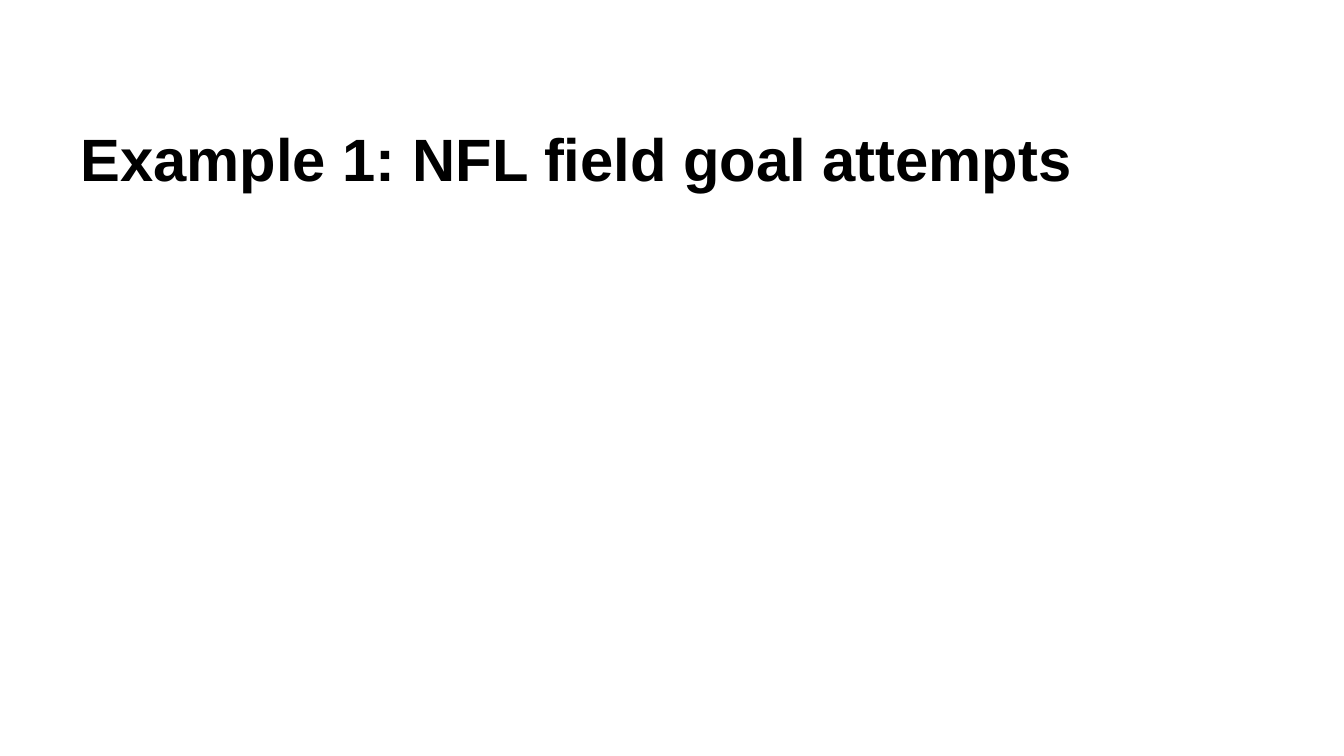
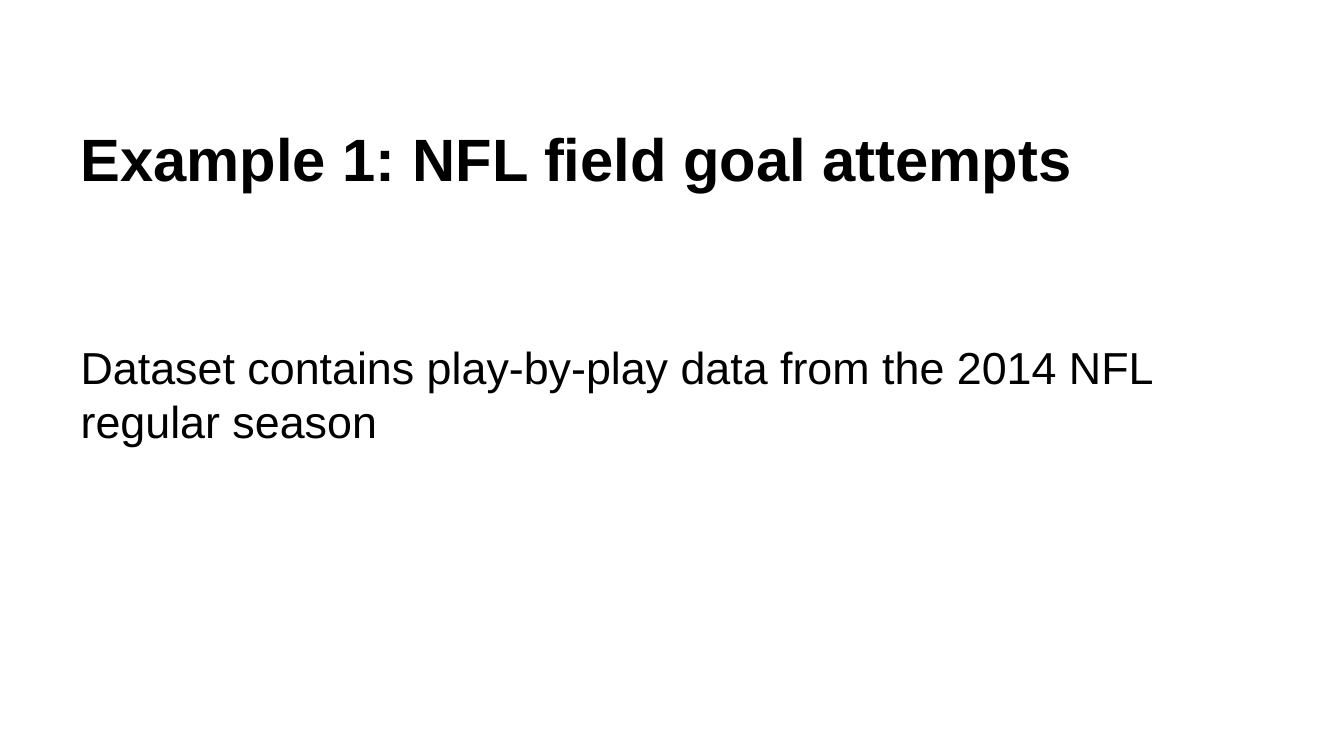
Before and after one commit to krisawilson/knn-workshop-spr25, a slide deck: slide 66 of k-nearest-neighbors.pptx. Drawn at 1344x756 pixels with LibreOffice and Linux fonts; fonts in the diff are those of the drawing; background and template pictures are left out. Boxes give left, top, right and bottom in pixels: in the first picture for what was removed or moved away, otherwise in the second. Text is boxed around its words. In the diff, an @@ line names an element or a change of style, - is before the commit and + after.

Commit message:
links to datasets

```diff
--- a/k-nearest-neighbors.pptx
+++ b/k-nearest-neighbors.pptx
@@ text added at box(81, 351, 1154, 447), 24 pt, text #000000 @@
+Dataset contains play-by-play data from the 2014 NFL regular season
```
Also in this commit, not shown: 2 other slides changed.
